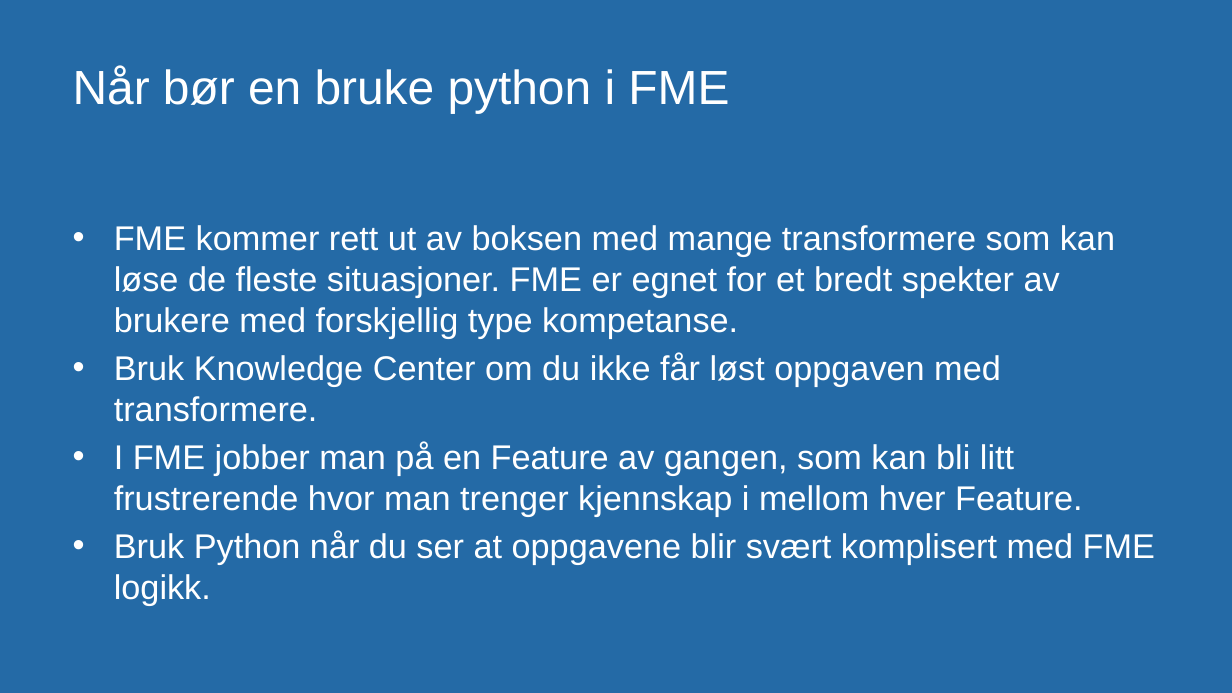
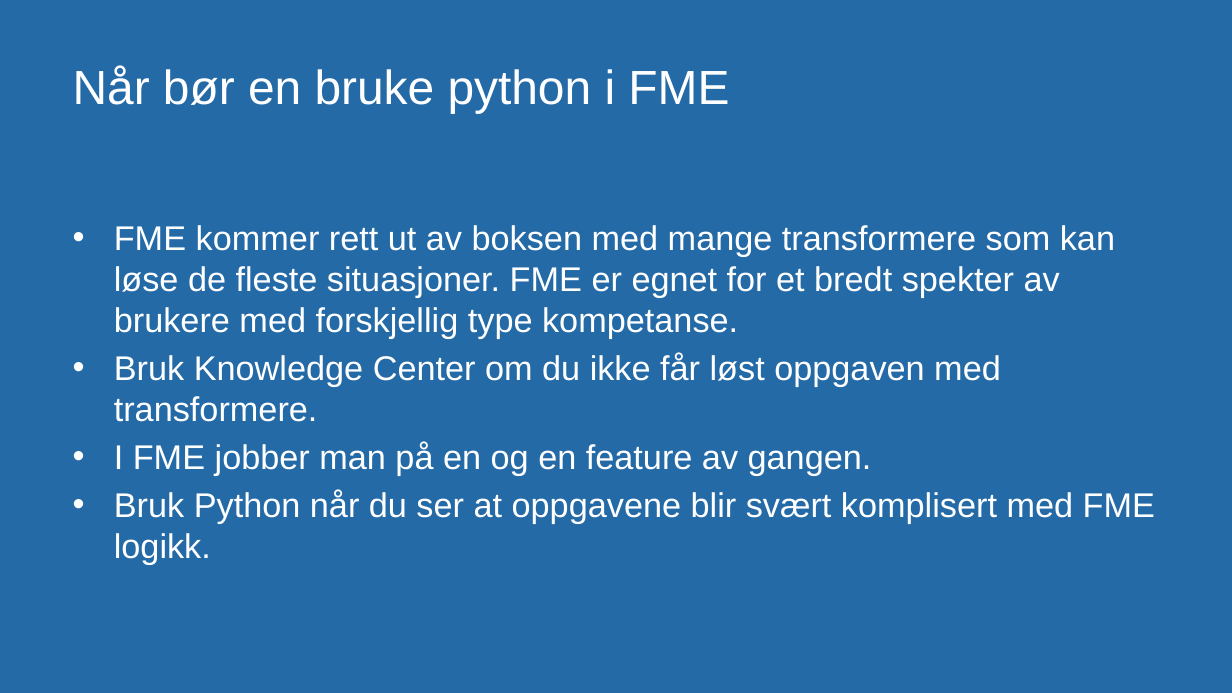
Before and after one commit to paalped/FME_Dagen_2018, a slide deck: slide 3 of Presentasjon/FME_dagen.pptx. Drawn at 1232x693 pixels with LibreOffice and Linux fonts; fonts in the diff are those of the drawing; background and template pictures are left out. Boxes give left, top, right and bottom in pixels: in the first picture for what was removed or moved away, otherwise in the second. Text is boxed around its words. In the diff, an @@ line names an element or a change of style, - is before the commit and + after.

```diff
--- a/Presentasjon/FME_dagen.pptx
+++ b/Presentasjon/FME_dagen.pptx
@@ text at (x1=114, y1=442, x2=872, y2=476): text changed @@
-• I FME jobber man på en Feature av gangen, som kan bli litt frustrerende hvor man trenger kjennskap i mellom hver Feature.
+• I FME jobber man på en og en feature av gangen.
```
Also in this commit, not shown: 1 other slide changed, 5 other files.
